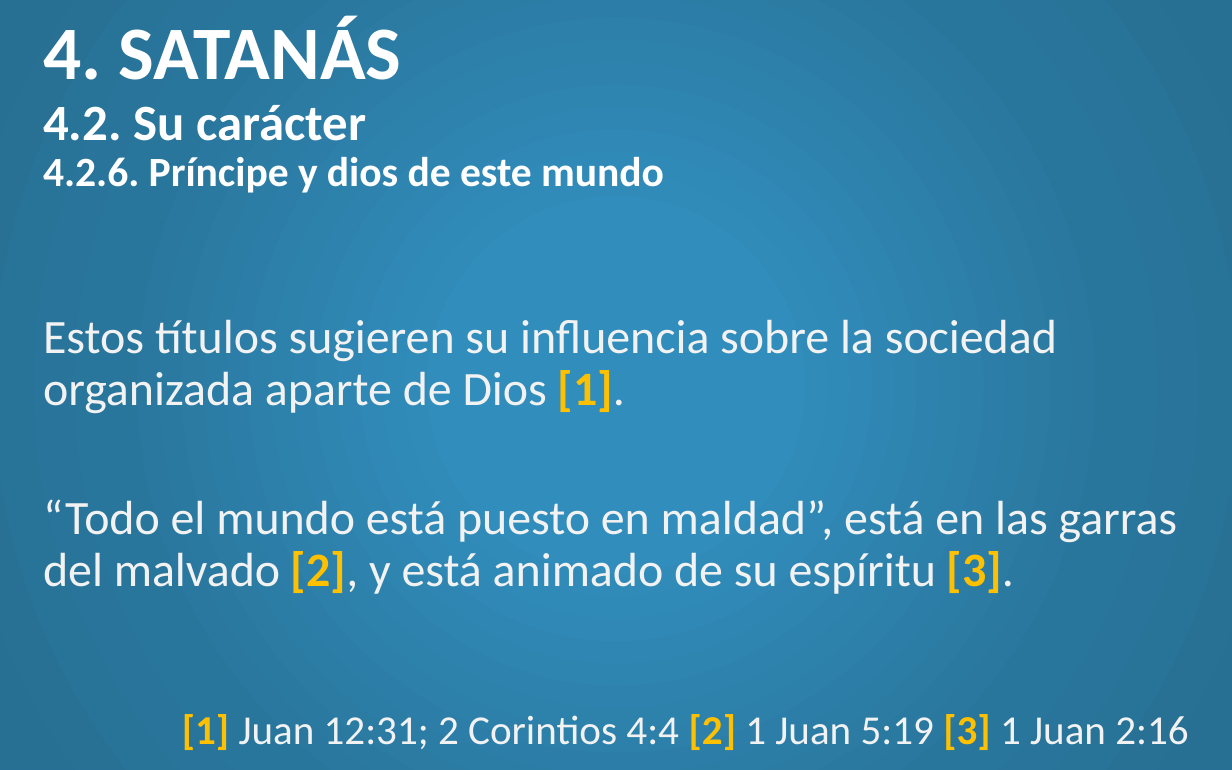
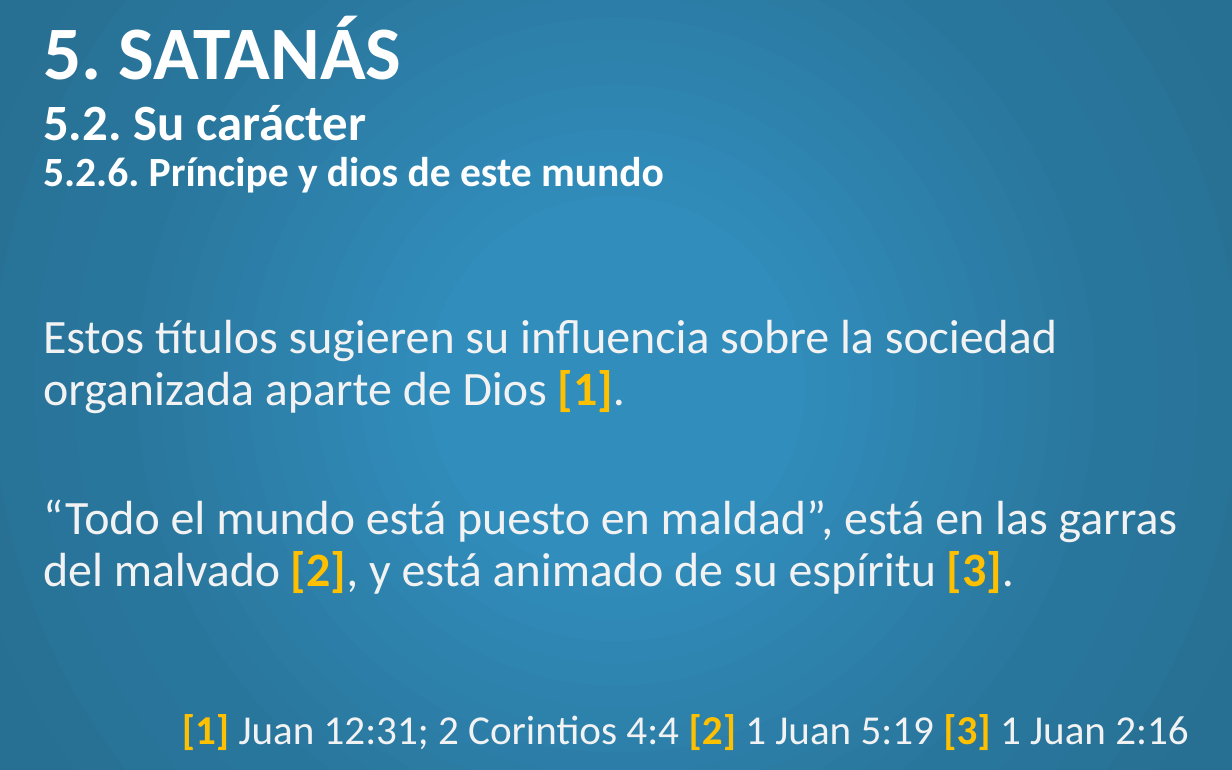
Before and after one commit to CreyTuning/documents, a slide deck: slide 33 of slideshow/Teologia Sistematica y Biblica - Myer Pearlman/Clases/5. Angeles.pptx. Drawn at 1232x770 pixels with LibreOffice and Linux fonts; fonts in the diff are those of the drawing. Boxes give left, top, right and bottom in pixels: in the first picture for what was removed or moved away, otherwise in the second. Text is boxed around its words. In the diff, an @@ line names an element or a change of style, - is before the commit and + after.

```diff
--- a/slideshow/Teologia Sistematica y Biblica - Myer Pearlman/Clases/5. Angeles.pptx
+++ b/slideshow/Teologia Sistematica y Biblica - Myer Pearlman/Clases/5. Angeles.pptx
@@ title at bbox=[43, 17, 664, 193]: text changed @@
-4. SATANÁS
-4.2. Su carácter
-4.2.6. Príncipe y dios de este mundo
+5. SATANÁS
+5.2. Su carácter
+5.2.6. Príncipe y dios de este mundo
```
Also in this commit, not shown: 12 other slides changed, 3 slides added, 4 other files.
